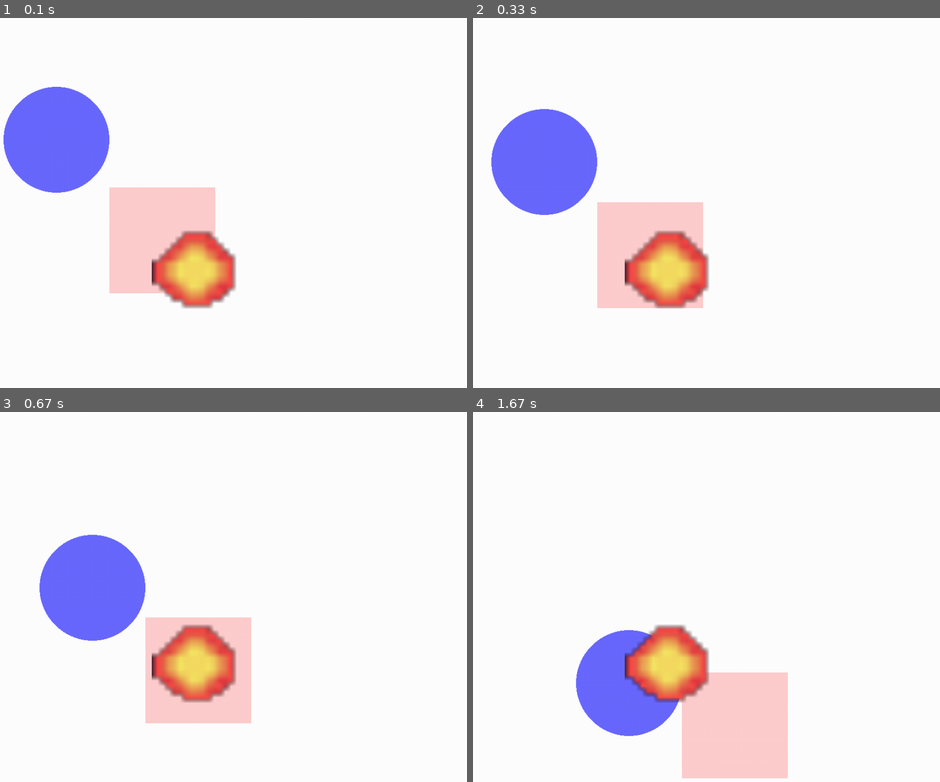
Above: before the commit, frames 1-4 (two rows, left to right).
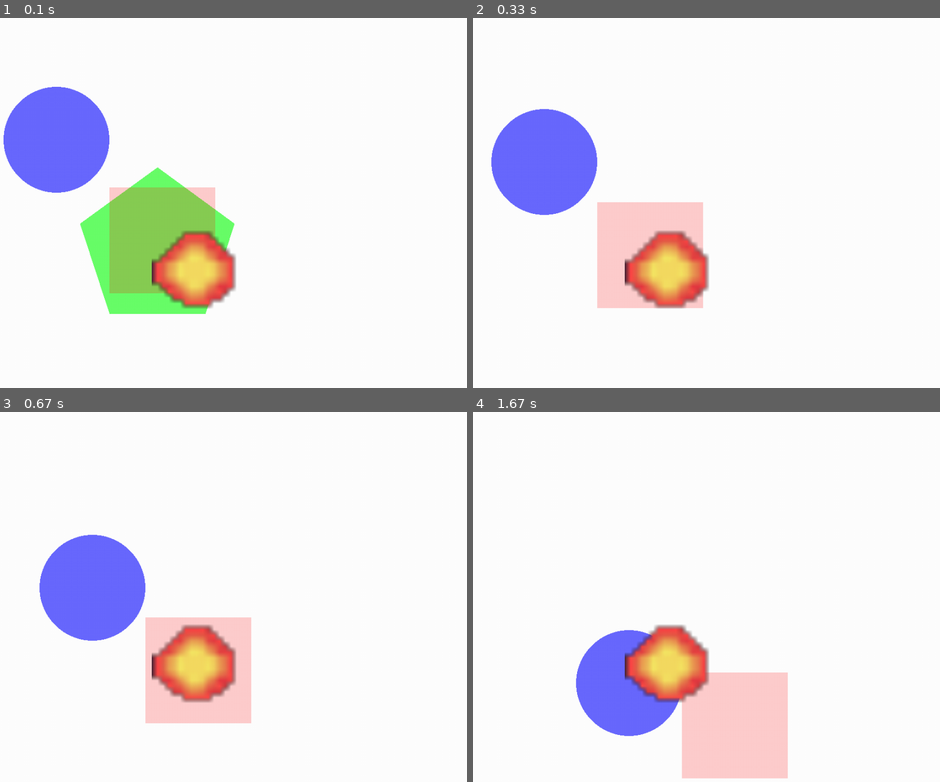
Above: after the commit, the same moments.

Repository: Spyder337/SimplePyGame
Game: pygame game, started from main.py
The game is run twice, just before and just after one commit, with the same random seed, the same clock (stepped at 60 frames per second) and the same inputs.
Inputs:
- Up to frame 1 (0.1 s): no input
- Up to frame 2 (0.33 s): no input
- Up to frame 3 (0.67 s): no input
- Up to frame 4 (1.67 s): no input

The runs differ from the first frame. In frame 1, 7.1% of the frame differs, in the area x 17-51%, y 40-80%; in frame 2, nothing differs; in frame 3, nothing differs; in frame 4, nothing differs.

Commit message:
Refactors.

Diff:
--- a/game_object.py
+++ b/game_object.py
@@ -4,25 +4,25 @@
 import window
 
 
-def GetRandomVelocity(max):
-    x = random(0, max) * (-1 if random() < 0.5 else 1)
-    y = random(0, max) * (-1 if random() < 0.5 else 1)
+def get_random_velocity(max_velocity):
+    x = random.randint(0, max_velocity) * (-1 if random.random() < 0.5 else 1)
+    y = random.randint(0, max_velocity) * (-1 if random.random() < 0.5 else 1)
     vel = (x, y)
     return vel
 
 
-def GetRandomScale(max):
-    scale = random.randint(0, max)
+def get_random_scale(max_scale):
+    scale = random.randint(0, max_scale)
     return scale
 
 
-def GetRandomDamage(max):
-    dmg = random.random(0, max)
+def get_random_damage(max_dmg):
+    dmg = random.randint(0, max_dmg)
     return dmg
 
 
-def GetRandomLifespan(max):
-    lifespan = random.randint(0, max)
+def get_random_lifespan(max_lifespan):
+    lifespan = random.randint(0, max_lifespan)
     return lifespan
 
 
@@ -49,7 +49,7 @@
                  invulnerable=False, can_damage=False, damage=0.0):
         self.id = id
         self.primitive = prim
-        self.primitive.scalePrimitive(display_surf, scale)
+        self.primitive.scale_primitive(display_surf, scale)
         self.velocity = velocity
         self.has_sprite = has_sprite
         self.is_static = is_static
@@ -58,9 +58,8 @@
         self.invulnerable = invulnerable
         self.collisions = []
         self.damage = damage
-        self.display = display_surf
-
-    def update(self, displaySurf):
+
+    def update(self, display_surf):
         if not self.is_alive:
             return
 
@@ -71,7 +70,7 @@
                 self.handle_collision()  # Iterate through the collisions and handle them
             self.move()  # Handle movement
 
-        self.render(displaySurf)  # Render the primitive
+        self.render(display_surf)  # Render the primitive
 
     def update_collisions(self):
         for id in window.GameObjects:  # Iterate through game objects
@@ -80,8 +79,6 @@
                 if self.primitive.rect.colliderect(go.primitive.rect):
                     self.collisions.append(go)  # If a collision occurs add it to a list of collisions
                     self.has_collided = True
-                    if self.id != "static_sprite":
-                        print(self.id + " collided with " + go.id + "\n")
 
     def handle_collision(self):
         if self.has_collided:  # If collision occured
@@ -131,19 +128,21 @@
         self.velocity = (x, y)
 
     def move(self):
-        xPos = self.primitive.pos[0]  # Get the x position
-        yPos = self.primitive.pos[1]  # Get the y position
-        xPos += self.velocity[0]  # Modify the location by velocity
-        yPos += self.velocity[1]
-        self.primitive.updatePos((xPos, yPos))  # Update the render objects position
+        x_pos = self.primitive.pos[0]  # Get the x position
+        y_pos = self.primitive.pos[1]  # Get the y position
+        x_pos += self.velocity[0]  # Modify the location by velocity
+        y_pos += self.velocity[1]
+        self.primitive.update_pos((x_pos, y_pos))  # Update the render objects position
         self.do_update = True
 
     def render(self, displaySurf):
         self.primitive.draw(displaySurf)
 
-    def toString(self):
-        print("Pos: " + str(self.primitive.pos))
-        print("Velocity: " + str(self.velocity))
+    def to_string(self):
+        print("Id: " + self.id)
+        print("\tPos: " + str(self.primitive.pos))
+        print("\tVelocity: " + str(self.velocity))
+        print("\tHealth: " + str(self.health) + '\n')
 
 
 class Particle(GameObject):
@@ -154,11 +153,11 @@
                  invulnerable=False, can_damage=False, damage=0.0):
         super().__init__(id, prim, display_surf, velocity, has_sprite, is_static, scale, invulnerable, can_damage,
                          damage)
-        self.startTime = time.time()
-
-    def update(self):
+        self.startTime = time.process_time()
+
+    def update(self, display_surf):
         self.move()
-        self.render()
+        self.render(display_surf)
 
     def move(self):
         if self.gravity:
@@ -169,11 +168,12 @@
     def render(self, display_surf):
         return super().render(display_surf)
 
-    def update_lifespan(self):
-        curr_time = time.clock()
-        elapsed_time = curr_time - self.startTime
-        if elapsed_time > self.life_span:
-            self.is_alive = False
+
+def update_lifespan(particle):                      # Called by the controller
+    curr_time = time.process_time()
+    elapsed_time = curr_time - particle.startTime
+    if elapsed_time > particle.life_span:
+        particle.is_alive = False
 
 
 class ParticleController(GameObject):
@@ -187,22 +187,32 @@
 
     def generate_particles(self, amount):
         for i in range(amount):
-            vel = GetRandomVelocity(10)
-            scale = GetRandomScale(3)
-            pId = self.id + str(i)
-            p = Particle(pId, self.primitive, self.display, vel, scale=scale, invulnerable=True)
-            p.life_span = GetRandomLifespan(500)
+            vel = get_random_velocity(10)
+            scale = get_random_scale(3)
+            p_id = self.id + str(i)
+            p = Particle(p_id, self.primitive, self.display, vel, scale=scale, invulnerable=True)
+            p.life_span = get_random_lifespan(500)
             self.particles.append(p)
 
     def move(self):  # Disabled currently
         pass
 
-    def update(self):
+    def update(self, display_surf):
+        removals = []
         for p in self.particles:
-            p.update_lifespan()
             if not p.is_alive:
+                removals.append(p)
+                continue
+            update_lifespan(p)
+            if not p.is_alive:
+                removals.append(p)
                 continue
             p.update()
 
+        for p in removals:
+            self.particles.remove(p)
+
+        removals = []
+
     def render(self, display_surf):  # Disabled currently
         pass
--- a/shapes.py
+++ b/shapes.py
@@ -17,11 +17,11 @@
         pass
 
     #   Used for moving the object
-    def updatePos(self, newPos):
+    def update_pos(self, new_pos):
         self.do_update = True
-        pos = newPos
+        self.pos = new_pos
 
-    def scalePrimitive(self, display_surf, scale):
+    def scale_primitive(self, display_surf, scale):
         print(str(self.shape_surf.get_rect().size))
         self.shape_surf = pygame.transform.rotozoom(self.shape_surf, 0, scale).convert_alpha()
         self.rect = self.shape_surf.get_rect()
@@ -32,8 +32,8 @@
 class Sprite(Primitive):
     imagePath = ""
 
-    def __init__(self, color, pos, imagePath):
-        self.imagePath = imagePath
+    def __init__(self, color, pos, image_path):
+        self.imagePath = image_path
         self.shape_surf = pygame.image.load(self.imagePath).convert_alpha()
         self.shape_surf.set_colorkey((0, 0, 0, 255))
         self.rect = self.shape_surf.get_rect()
@@ -42,8 +42,8 @@
     def draw(self, display_surf):
         display_surf.blit(self.shape_surf, self.pos)
 
-    def updatePos(self, newPos):
-        super().updatePos(newPos)
+    def update_pos(self, new_pos):
+        super().update_pos(new_pos)
         self.rect.center = self.pos
 
 
@@ -65,8 +65,8 @@
         display_surf.blit(self.shape_surf, self.target_rect)  # Blend the primitive's surface and the display one
         #   Do not redraw it by default
 
-    def updatePos(self, newPos):
-        self.pos = newPos
+    def update_pos(self, new_pos):
+        self.pos = new_pos
         self.target_rect.center = self.pos
 
 
@@ -85,8 +85,8 @@
         pygame.draw.circle(self.shape_surf, self.color, (self.radius, self.radius), self.radius)
         display_surf.blit(self.shape_surf, self.target_rect)
 
-    def updatePos(self, newPos):
-        self.pos = newPos
+    def update_pos(self, new_pos):
+        self.pos = new_pos
         self.target_rect.center = self.pos
 
 
@@ -102,6 +102,6 @@
         pygame.draw.rect(self.shape_surf, self.color, self.shape_surf.get_rect())
         display_surf.blit(self.shape_surf, self.target_rect)
 
-    def updatePos(self, newPos):
-        self.pos = newPos
+    def update_pos(self, new_pos):
+        self.pos = new_pos
         self.target_rect.center = self.pos
--- a/window.py
+++ b/window.py
@@ -1,7 +1,7 @@
+import sys
+import time
 from random import randint
 
-import pygame
-import sys
 from pygame.locals import *
 
 from game_object import *
@@ -27,6 +27,8 @@
     GREEN = (0, 255, 0, 150)
     BLUE = (0, 0, 255, 150)
 
+    init_time = time.process_time()
+
     def __init__(self, name, height, width):
         pygame.init()
         self.display_surf = pygame.display.set_mode((width, height))
@@ -41,14 +43,15 @@
         poly = Polygon(self.GREEN, ((146, 0), (291, 106), (236, 277), (56, 277), (0, 106)), (400, 400))
         rect = Rectangle(self.RED, (400, 400), (0, 0, 200, 200))
         sprite = Sprite((0, 0, 0), (400, 400), "sprites/fireball.png")
-        self.createGameObj("circle", circle, None)
-        self.createGameObj("polygon", poly, None)
-        self.createGameObj("rectangle", rect, None, invulnerable=True)
-        self.createGameObj("static_sprite", sprite, (0, 0), True, True, 10, True, True, 10.0)
+        self.create_game_obj("circle", circle, None)
+        self.create_game_obj("polygon", poly, None)
+        self.create_game_obj("rectangle", rect, None, invulnerable=True)
+        self.create_game_obj("static_sprite", sprite, (0, 0), True, True, 10, True, True, 1.0)
 
     # Start the game loop
     # Loop => Input -> Physics -> Render
     def start(self):
+        init_time = time.process_time()
         while True:
             self.display_surf.fill(self.WHITE)  # Reset the render canvas
             for event in pygame.event.get():  # Iterate over events
@@ -59,27 +62,33 @@
             pygame.display.update()  # Update the display
 
     def update(self):
+        elapsed = time.process_time() - self.init_time
         for id in GameObjects:  # Iterate over objects
             GameObjects[id].update(self.display_surf)  # Update the object
 
-            if (not GameObjects[id].is_alive):
+            if not GameObjects[id].is_alive:
                 window.RemovalList.append(id)
 
+            else:
+                if elapsed > 3:
+                    self.init_time = time.process_time()
+                    print(GameObjects[id].to_string())
+
         for id in window.RemovalList:
-            if (not GameObjects[id].is_alive):
+            if not GameObjects[id].is_alive:
                 del GameObjects[id]
 
         window.RemovalList = []
 
-    def addShape(self, id, shape):
+    def add_shape(self, id, shape):
         self.shapes[id] = shape
 
-    def createGameObj(self, id, prim, vel=None, isSprite=False, isStatic=False, scale=1, invulnerable=False,
-                      canDamage=False, damage=0.0):
-        if vel == None:
-            velX = randint(1, 3)
-            velY = randint(1, 3)
-            vel = (velX, velY)
-        gameObj = GameObject(id, prim, self.display_surf, vel, isSprite, isStatic, scale, invulnerable, canDamage,
-                             damage)  # Instantiate the game object
-        GameObjects[id] = gameObj  # Add the object to the dict of objects
+    def create_game_obj(self, id, prim, vel=None, isSprite=False, isStatic=False, scale=1, invulnerable=False,
+                        canDamage=False, damage=0.0):
+        if vel is None:
+            vel_x = randint(1, 3)
+            vel_y = randint(1, 3)
+            vel = (vel_x, vel_y)
+        game_obj = GameObject(id, prim, self.display_surf, vel, isSprite, isStatic, scale, invulnerable, canDamage,
+                              damage)  # Instantiate the game object
+        GameObjects[id] = game_obj  # Add the object to the dict of objects
Not shown, changed: README.md
